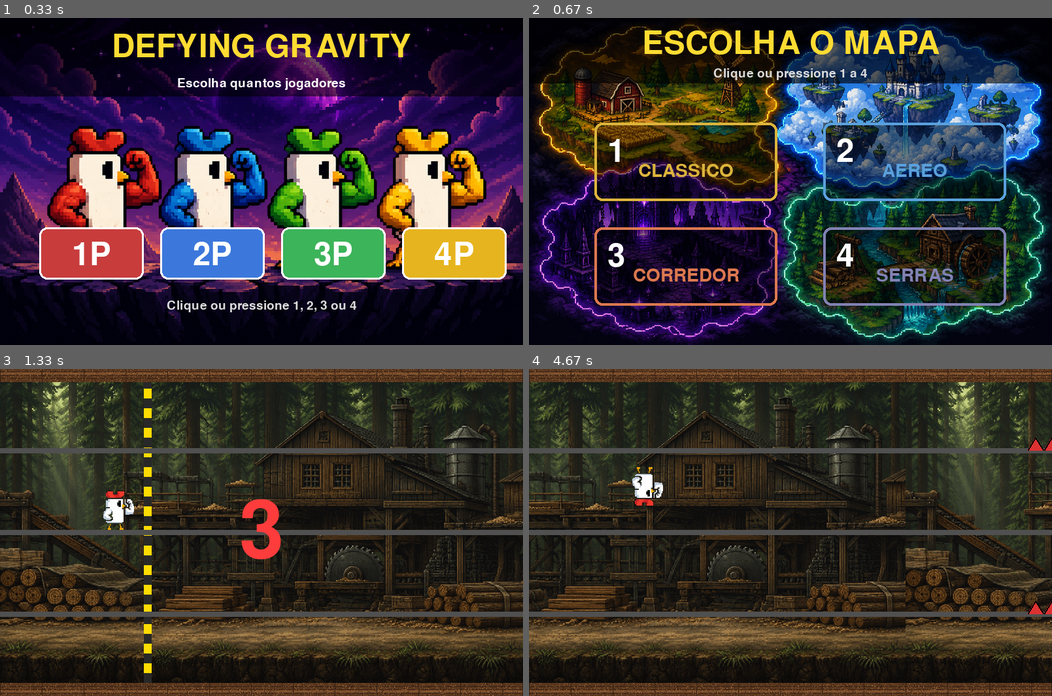
Above: before the commit, frames 1-4 (two rows, left to right).
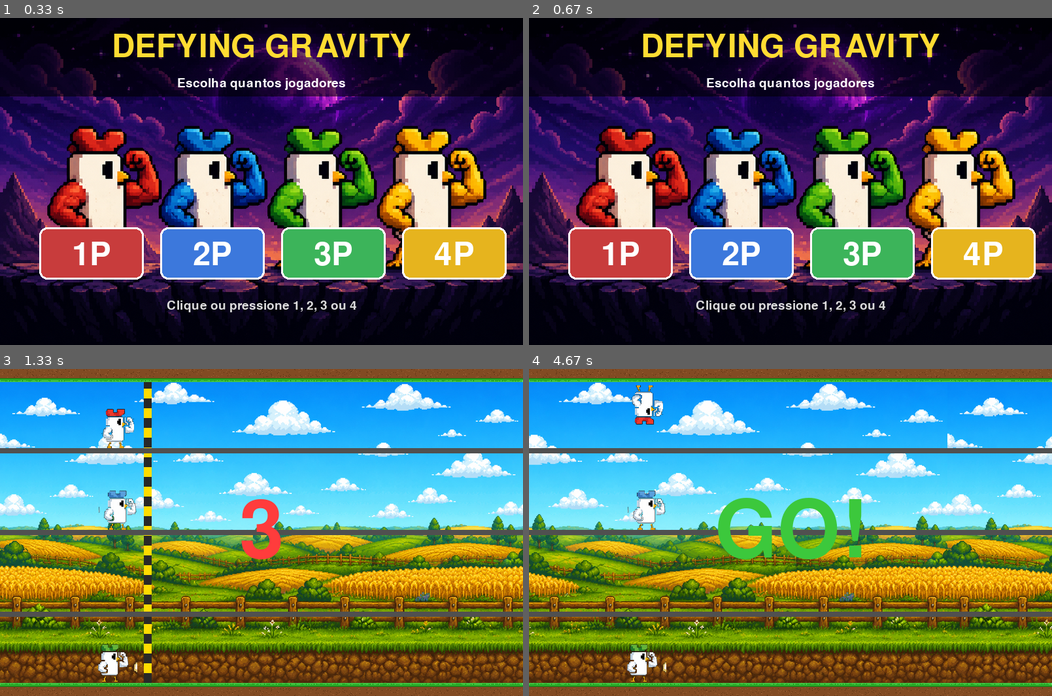
Above: after the commit, the same moments.

Repository: leomarsolla/pygameleomarcondes
Game: pygame game, started from jogo.py
The game is run twice, just before and just after one commit, with the same random seed, the same clock (stepped at 60 frames per second) and the same inputs.
Inputs (mouse positions are in pixels of both pictures, inside the frame that each line leads up to):
- Up to frame 1 (0.33 s): no input
- Up to frame 2 (0.67 s): click "1P" at 0.38 s
- Up to frame 3 (1.33 s): click (313, 604) at 0.72 s; tap 1 at 1 s
- Up to frame 4 (4.67 s): tap W at 1.33, 2.07, 2.37, 2.57, 2.87, 3.07, 3.37, 3.63, 4.3, 4.6 s; tap Space at 1.67, 3.15, 4.38 s; click (973, 617) at 3.95 s

Frame 1 is identical in both runs. In frame 2, 80% of the frame differs, in the area x 0-100%, y 0-100%; in frame 3, 90%; in frame 4, 93%.

Commit message:
v34 - fazer o botão de jogar novamente funcionar

Diff:
--- a/jogo.py
+++ b/jogo.py
@@ -1072,17 +1072,181 @@
 
 
 num_players = menu_selecao()
-mapa_escolhido = menu_mapa()
-config = MAPAS_CONFIG[mapa_escolhido]
-bg_image = pygame.image.load(config['bg']).convert()
-bg_image = pygame.transform.scale(bg_image, (WIDTH, HEIGHT))
-chao_img = pygame.image.load(config['chao']).convert_alpha()
-teto_img = pygame.transform.flip(chao_img, False, True)
-buraco_img = pygame.image.load('buraco.png').convert_alpha()
-buraco_img = pygame.transform.scale(buraco_img, (220, 20))
-
-all_sprites = pygame.sprite.Group()
-players = pygame.sprite.Group()
+def jogar(num_players, mapa_escolhido):
+    config = MAPAS_CONFIG[mapa_escolhido]
+    bg_image = pygame.image.load(config['bg']).convert()
+    bg_image = pygame.transform.scale(bg_image, (WIDTH, HEIGHT))
+    chao_img = pygame.image.load(config['chao']).convert_alpha()
+    teto_img = pygame.transform.flip(chao_img, False, True)
+    buraco_img = pygame.image.load('buraco.png').convert_alpha()
+    buraco_img = pygame.transform.scale(buraco_img, (220, 20))
+
+    all_sprites = pygame.sprite.Group()
+    players = pygame.sprite.Group()
+    faixas_escolhidas = posicoes_por_qnt[num_players]
+    for i, faixa in enumerate(faixas_escolhidas):
+        lane_top = LANE_TOPS[faixa]
+        lane_bottom = LANE_BOTTOMS[faixa]
+        p = Player(i + 1, PLAYER_COLORS[i], PLAYER_KEYS[i], lane_top, lane_bottom)
+        all_sprites.add(p)
+        players.add(p)
+
+    barrier_x = 220
+    barrier_active = True
+    countdown_start = pygame.time.get_ticks()
+    COUNTDOWN_DURATION = 3000
+    scrolling = False
+    bg_offset = 0
+    blocks = pygame.sprite.Group()
+    spikes = pygame.sprite.Group()
+    serras = pygame.sprite.Group()
+    lasers = pygame.sprite.Group()
+    boosts = pygame.sprite.Group()
+    buracos = pygame.sprite.Group()
+    finish_group = pygame.sprite.Group()
+    chao_fixo = ChaoTetoFixo(HEIGHT - 20)
+    blocks.add(chao_fixo)
+    teto_fixo = ChaoTetoFixo(0)
+    blocks.add(teto_fixo)
+    prox_chunk_x = WIDTH + 50
+    plataformas_iniciais = pygame.sprite.Group()
+    for i in range(1, NUM_LANES_VISUAL):
+        y = i * LANE_HEIGHT
+        plat = PlataformaInicial(y, LANE_LINES_LENGTH)
+        plataformas_iniciais.add(plat)
+        blocks.add(plat)
+    scroll_start_time = None
+    finish_spawned = False
+    vencedor = None
+    bg_x = 0
+    game = True
+
+    while game:
+        clock.tick(FPS)
+        for event in pygame.event.get():
+            if event.type == pygame.QUIT:
+                pygame.quit()
+                exit()
+            if event.type == pygame.KEYDOWN:
+                for player in players:
+                    if event.key == player.flip_key:
+                        player.flip_gravity()
+
+        elapsed = pygame.time.get_ticks() - countdown_start
+        if barrier_active and elapsed >= COUNTDOWN_DURATION:
+            barrier_active = False
+            scrolling = True
+            scroll_start_time = pygame.time.get_ticks()
+            for plat in plataformas_iniciais:
+                plat.scrolling = True
+
+        kills_group = pygame.sprite.Group()
+        for s in spikes: kills_group.add(s)
+        for s in serras: kills_group.add(s)
+        for l in lasers: kills_group.add(l)
+
+        for player in players:
+            player.update(players, blocks, kills_group, buracos, scrolling)
+            if barrier_active and player.rect.right > barrier_x:
+                player.rect.right = barrier_x
+            for boost in pygame.sprite.spritecollide(player, boosts, True):
+                player.ativar_boost()
+
+        if scrolling:
+            blocks.update()
+            spikes.update()
+            serras.update()
+            lasers.update()
+            boosts.update()
+            buracos.update()
+            finish_group.update()
+            tempo_corrida = pygame.time.get_ticks() - scroll_start_time
+            if not finish_spawned and tempo_corrida >= TEMPO_ATE_FINISH:
+                finish_spawned = True
+                fl = FinishLine(WIDTH + 100)
+                finish_group.add(fl)
+                for b in list(blocks):
+                    if isinstance(b, (PlataformaInicial, ChaoTetoFixo)): continue
+                    if b.rect.left > WIDTH: b.kill()
+                for s in list(spikes):
+                    if s.rect.left > WIDTH: s.kill()
+                for s in list(serras):
+                    if s.rect.left > WIDTH: s.kill()
+                for l in list(lasers):
+                    if l.rect.left > WIDTH: l.kill()
+                for b in list(boosts):
+                    if b.rect.left > WIDTH: b.kill()
+                for b in list(buracos):
+                    if b.rect.left > WIDTH: b.kill()
+            for player in players:
+                for fl in finish_group:
+                    if player.rect.colliderect(fl.rect):
+                        player.venceu = True
+                        vencedor = player
+                        game = False
+            vivos = [p for p in players if p.alive]
+            if num_players > 1 and len(vivos) == 1:
+                vencedor = vivos[0]
+                vencedor.venceu = True
+                game = False
+            elif len(vivos) == 0:
+                game = False
+
+        if scrolling:
+            bg_offset = (bg_offset + SCROLL_SPEED) % 40
+            bg_x -= SCROLL_SPEED
+            if bg_x <= -WIDTH:
+                bg_x += WIDTH
+            if not finish_spawned:
+                prox_chunk_x -= SCROLL_SPEED
+                if prox_chunk_x <= WIDTH:
+                    plataforma_ainda_visivel = False
+                    for plat in plataformas_iniciais:
+                        if plat.rect.right > WIDTH - 100:
+                            plataforma_ainda_visivel = True
+                            break
+                    chunk_func = random.choice(CHUNKS_INICIAIS) if plataforma_ainda_visivel else random.choice(config['pool'])
+                    prox_chunk_x = spawnar_chunk(WIDTH + 50, blocks, spikes, serras, lasers, boosts, buracos, all_sprites, chunk_func, config['cor_fundo'])
+
+        window.blit(bg_image, (bg_x, 0))
+        window.blit(bg_image, (bg_x + WIDTH, 0))
+        if barrier_active:
+            pygame.draw.rect(window, (40, 40, 40), (barrier_x, 0, 12, HEIGHT))
+            for stripe_y in range(0, HEIGHT, 30):
+                pygame.draw.rect(window, (255, 220, 0), (barrier_x, stripe_y, 12, 15))
+        for sprite in blocks:
+            if isinstance(sprite, ChaoTetoFixo):
+                if sprite.rect.y == 0:
+                    window.blit(teto_img, (0, 0))
+                else:
+                    window.blit(chao_img, (0, HEIGHT - 20))
+                continue
+            window.blit(sprite.image, sprite.rect)
+        for sprite in buracos:
+            if isinstance(sprite, BuracoChao):
+                x = sprite.rect.x + sprite.rect.width // 2 - 110
+                window.blit(buraco_img, (x, HEIGHT - 20))
+            elif isinstance(sprite, BuracoTeto):
+                x = sprite.rect.x + sprite.rect.width // 2 - 110
+                window.blit(buraco_img, (x, 0))
+        for sprite in boosts: window.blit(sprite.image, sprite.rect)
+        for sprite in spikes: window.blit(sprite.image, sprite.rect)
+        for sprite in lasers: window.blit(sprite.image, sprite.rect)
+        for sprite in serras: window.blit(sprite.image, sprite.rect)
+        for sprite in finish_group: window.blit(sprite.image, sprite.rect)
+        for sprite in players: window.blit(sprite.image, sprite.rect)
+        if barrier_active:
+            secs_left = (COUNTDOWN_DURATION - elapsed) // 1000 + 1
+            if secs_left > 0:
+                num_text = font_huge.render(str(secs_left), True, (255, 60, 60))
+                window.blit(num_text, (WIDTH // 2 - num_text.get_width() // 2, HEIGHT // 2 - num_text.get_height() // 2))
+        elif elapsed < COUNTDOWN_DURATION + 800:
+            go_text = font_huge.render('GO!', True, (60, 200, 60))
+            window.blit(go_text, (WIDTH // 2 - go_text.get_width() // 2, HEIGHT // 2 - go_text.get_height() // 2))
+        pygame.display.update()
+
+    return vencedor
+
 
 posicoes_por_qnt = {
     1: [1],
@@ -1090,215 +1254,26 @@
     3: [0, 1, 3],
     4: [0, 1, 2, 3],
 }
-faixas_escolhidas = posicoes_por_qnt[num_players]
-
-for i, faixa in enumerate(faixas_escolhidas):
-    lane_top = LANE_TOPS[faixa]
-    lane_bottom = LANE_BOTTOMS[faixa]
-    p = Player(i + 1, PLAYER_COLORS[i], PLAYER_KEYS[i], lane_top, lane_bottom)
-    all_sprites.add(p)
-    players.add(p)
-
-barrier_x = 220
-barrier_active = True
-countdown_start = pygame.time.get_ticks()
-COUNTDOWN_DURATION = 3000
-scrolling = False
-bg_offset = 0
-
-blocks = pygame.sprite.Group()
-spikes = pygame.sprite.Group()
-serras = pygame.sprite.Group()
-lasers = pygame.sprite.Group()
-boosts = pygame.sprite.Group()
-buracos = pygame.sprite.Group()
-finish_group = pygame.sprite.Group()
-
-chao_fixo = ChaoTetoFixo(HEIGHT - 20)
-blocks.add(chao_fixo)
-teto_fixo = ChaoTetoFixo(0)
-blocks.add(teto_fixo)
-
-prox_chunk_x = WIDTH + 50
-
-plataformas_iniciais = pygame.sprite.Group()
-for i in range(1, NUM_LANES_VISUAL):
-    y = i * LANE_HEIGHT
-    plat = PlataformaInicial(y, LANE_LINES_LENGTH)
-    plataformas_iniciais.add(plat)
-    blocks.add(plat)
-
-scroll_start_time = None
-finish_spawned = False
-vencedor = None
-bg_x = 0
-
-game = True
-
-while game:
-    clock.tick(FPS)
-
-    for event in pygame.event.get():
-        if event.type == pygame.QUIT:
-            game = False
-        if event.type == pygame.KEYDOWN:
-            for player in players:
-                if event.key == player.flip_key:
-                    player.flip_gravity()
-
-    elapsed = pygame.time.get_ticks() - countdown_start
-    if barrier_active and elapsed >= COUNTDOWN_DURATION:
-        barrier_active = False
-        scrolling = True
-        scroll_start_time = pygame.time.get_ticks()
-        for plat in plataformas_iniciais:
-            plat.scrolling = True
-
-    kills_group = pygame.sprite.Group()
-    for s in spikes:
-        kills_group.add(s)
-    for s in serras:
-        kills_group.add(s)
-    for l in lasers:
-        kills_group.add(l)
-
-    for player in players:
-        player.update(players, blocks, kills_group, buracos, scrolling)
-        if barrier_active and player.rect.right > barrier_x:
-            player.rect.right = barrier_x
-
-        for boost in pygame.sprite.spritecollide(player, boosts, True):
-            player.ativar_boost()
-
-    if scrolling:
-        blocks.update()
-        spikes.update()
-        serras.update()
-        lasers.update()
-        boosts.update()
-        buracos.update()
-        finish_group.update()
-
-        tempo_corrida = pygame.time.get_ticks() - scroll_start_time
-
-        if not finish_spawned and tempo_corrida >= TEMPO_ATE_FINISH:
-            finish_spawned = True
-            fl = FinishLine(WIDTH + 100)
-            finish_group.add(fl)
-
-            for b in list(blocks):
-                if isinstance(b, (PlataformaInicial, ChaoTetoFixo)):
-                    continue
-                if b.rect.left > WIDTH:
-                    b.kill()
-            for s in list(spikes):
-                if s.rect.left > WIDTH:
-                    s.kill()
-            for s in list(serras):
-                if s.rect.left > WIDTH:
-                    s.kill()
-            for l in list(lasers):
-                if l.rect.left > WIDTH:
-                    l.kill()
-            for b in list(boosts):
-                if b.rect.left > WIDTH:
-                    b.kill()
-            for b in list(buracos):
-                if b.rect.left > WIDTH:
-                    b.kill()
-
-        for player in players:
-            for fl in finish_group:
-                if player.rect.colliderect(fl.rect):
-                    player.venceu = True
-                    vencedor = player
-                    game = False
-
-        vivos = [p for p in players if p.alive]
-        if num_players > 1 and len(vivos) == 1:
-            vencedor = vivos[0]
-            vencedor.venceu = True
-            game = False
-        elif len(vivos) == 0:
-            game = False
-
-    if scrolling:
-        bg_offset = (bg_offset + SCROLL_SPEED) % 40
-        bg_x -= SCROLL_SPEED
-        if bg_x <= -WIDTH:
-            bg_x += WIDTH
-        if not finish_spawned:
-            prox_chunk_x -= SCROLL_SPEED
-            if prox_chunk_x <= WIDTH:
-                plataforma_ainda_visivel = False
-                for plat in plataformas_iniciais:
-                    if plat.rect.right > WIDTH - 100:
-                        plataforma_ainda_visivel = True
-                        break
-                if plataforma_ainda_visivel:
-                    chunk_func = random.choice(CHUNKS_INICIAIS)
-                else:
-                    chunk_func = random.choice(config['pool'])
-                prox_chunk_x = spawnar_chunk(WIDTH + 50, blocks, spikes, serras, lasers, boosts, buracos, all_sprites, chunk_func, config['cor_fundo'])
-
-    window.blit(bg_image, (bg_x, 0))
-    window.blit(bg_image, (bg_x + WIDTH, 0))
-
-    if barrier_active:
-        pygame.draw.rect(window, (40, 40, 40), (barrier_x, 0, 12, HEIGHT))
-        for stripe_y in range(0, HEIGHT, 30):
-            pygame.draw.rect(window, (255, 220, 0), (barrier_x, stripe_y, 12, 15))
-
-    for sprite in blocks:
-        if isinstance(sprite, ChaoTetoFixo):
-            if sprite.rect.y == 0:
-                window.blit(teto_img, (0, 0))
-            else:
-                window.blit(chao_img, (0, HEIGHT - 20))
-            continue
-        window.blit(sprite.image, sprite.rect)
-    for sprite in buracos:
-        if isinstance(sprite, BuracoChao):
-            x = sprite.rect.x + sprite.rect.width // 2 - 110
-            window.blit(buraco_img, (x, HEIGHT - 20))
-        elif isinstance(sprite, BuracoTeto):
-                x = sprite.rect.x + sprite.rect.width // 2 - 110
-                window.blit(buraco_img, (x, 0))
-    for sprite in boosts:
-        window.blit(sprite.image, sprite.rect)
-    for sprite in spikes:
-        window.blit(sprite.image, sprite.rect)
-    for sprite in lasers:
-        window.blit(sprite.image, sprite.rect)
-    for sprite in serras:
-        window.blit(sprite.image, sprite.rect)
-    for sprite in finish_group:
-        window.blit(sprite.image, sprite.rect)
-    for sprite in players:
-        window.blit(sprite.image, sprite.rect)
-
-    if barrier_active:
-        secs_left = (COUNTDOWN_DURATION - elapsed) // 1000 + 1
-        if secs_left > 0:
-            num_text = font_huge.render(str(secs_left), True, (255, 60, 60))
-            window.blit(num_text, (WIDTH // 2 - num_text.get_width() // 2, HEIGHT // 2 - num_text.get_height() // 2))
-    elif elapsed < COUNTDOWN_DURATION + 800:
-        go_text = font_huge.render('GO!', True, (60, 200, 60))
-        window.blit(go_text, (WIDTH // 2 - go_text.get_width() // 2, HEIGHT // 2 - go_text.get_height() // 2))
-
-    pygame.display.update()
-
-if vencedor is not None:
+
+rodando = True
+while rodando:
+    num_players = menu_selecao()
+    mapa_escolhido = menu_mapa()
+    vencedor = jogar(num_players, mapa_escolhido)
+
     nome_cores = {
         (255, 80, 80): 'VERMELHO',
         (70, 130, 255): 'AZUL',
         (80, 220, 100): 'VERDE',
         (255, 200, 0): 'AMARELO',
     }
-    nome = nome_cores.get(vencedor.color, f'P{vencedor.player_id}')
-    resultado = tela_fim(f'{nome} VENCEU!', vencedor.color, bg_vitoria)
-else:
-    resultado = tela_fim('GAME OVER', (255, 60, 60), bg_game_over)
-
-if resultado == 'fechar':
-    pygame.quit()
+    if vencedor is not None:
+        nome = nome_cores.get(vencedor.color, f'P{vencedor.player_id}')
+        resultado = tela_fim(f'{nome} VENCEU!', vencedor.color, bg_vitoria)
+    else:
+        resultado = tela_fim('GAME OVER', (255, 60, 60), bg_game_over)
+
+    if resultado == 'fechar':
+        rodando = False
+
+pygame.quit()
